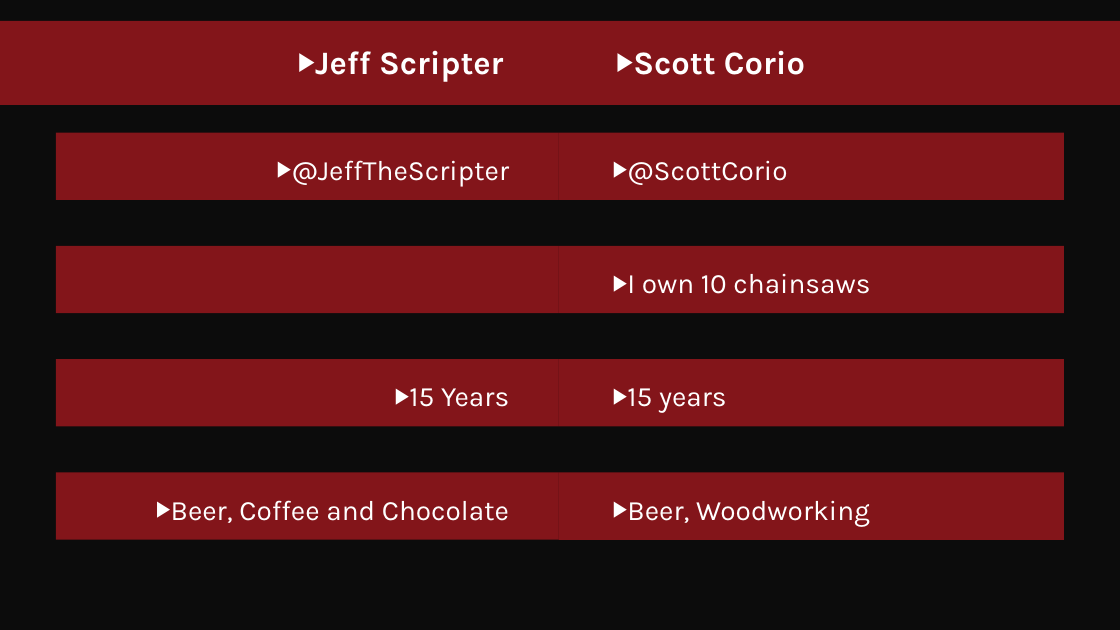
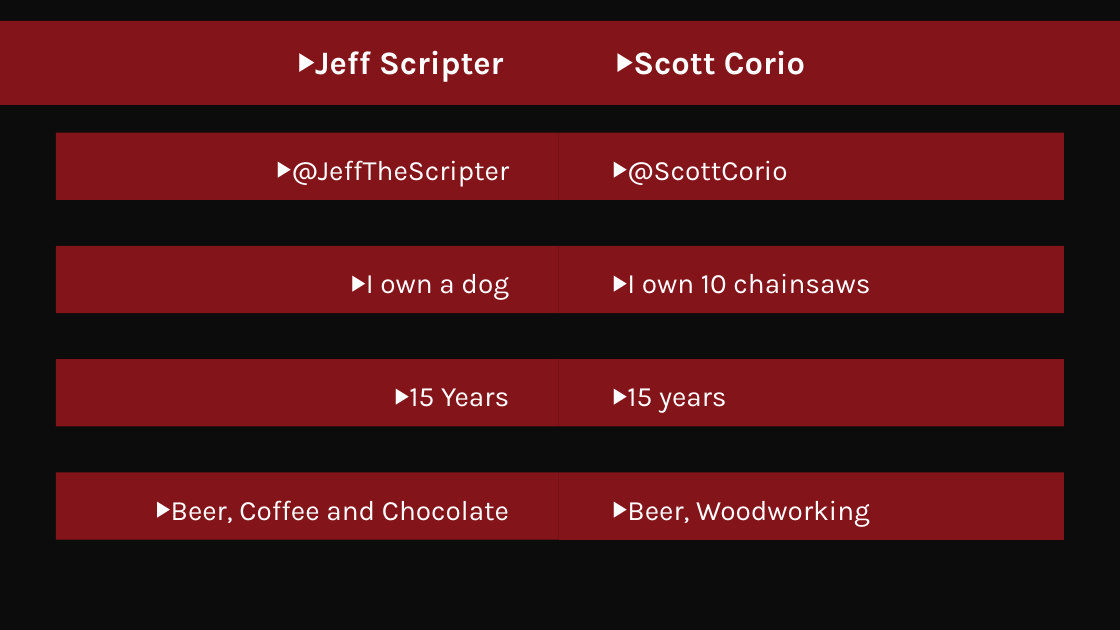
Before and after one commit to jpscripter/Runspaces, a slide deck: slide 2 of High-performance powershell through the magic of runspaces.pptx. Drawn at 1120x630 pixels with LibreOffice and Linux fonts; fonts in the diff are those of the drawing; background and template pictures are left out. Boxes give left, top, right and bottom in pixels: in the first picture for what was removed or moved away, otherwise in the second. Text is boxed around its words. In the diff, an @@ line names an element or a change of style, - is before the commit and + after.

```diff
--- a/High-performance powershell through the magic of runspaces.pptx
+++ b/High-performance powershell through the magic of runspaces.pptx
@@ text added at (366,274,509,300), 24 pt, text #FFFFFF @@
+▶ I own a dog
```
Also in this commit, not shown: 1 other slide changed.
